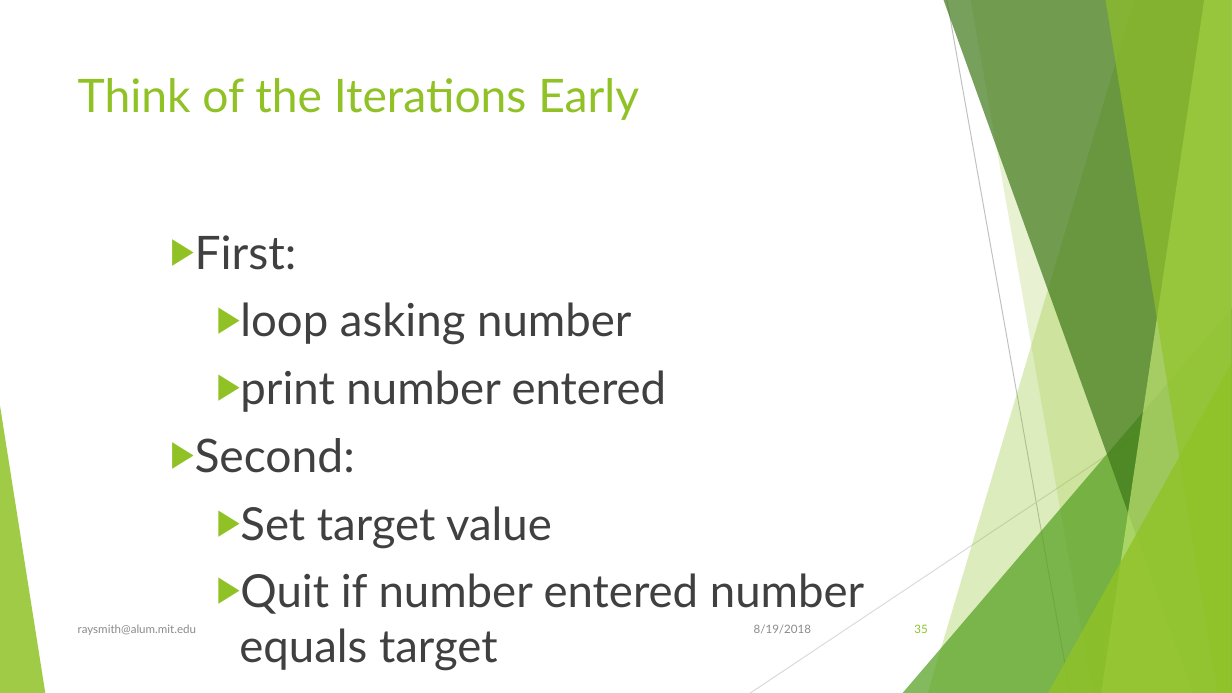
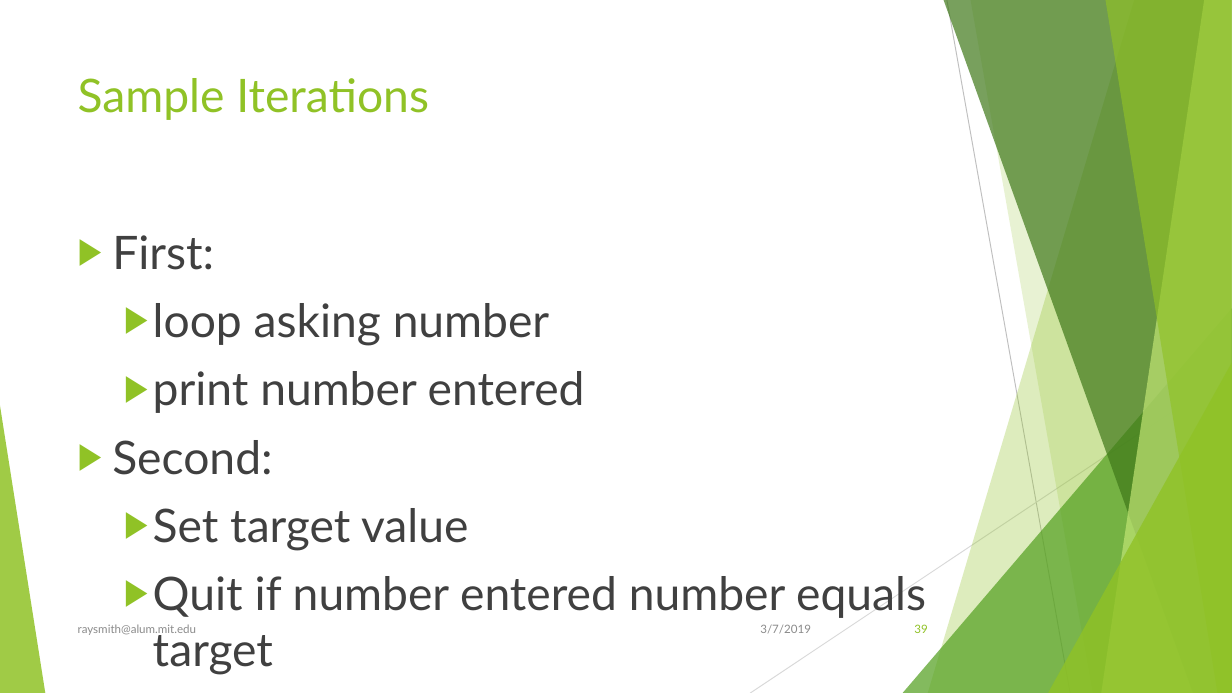
Before and after one commit to raysmith619/Introduction-To-Programming, a slide deck: slide 39 of Docs/Introduction to Proramming Using Python.pptx (slide 35 before the commit). Drawn at 1232x693 pixels with LibreOffice and Linux fonts; fonts in the diff are those of the drawing. Boxes give left, top, right and bottom in pixels: in the first picture for what was removed or moved away, otherwise in the second. Text is boxed around its words. In the diff, an @@ line names an element or a change of style, - is before the commit and + after.

```diff
--- a/Docs/Introduction to Proramming Using Python.pptx
+++ b/Docs/Introduction to Proramming Using Python.pptx
@@ title at <box>78,78,429,120</box>: text changed @@
-Think of the Iterations Early
+Sample Iterations
@@ text "First:" at <box>112,235,926,618</box>: size 35.5 to 36 pt in "loop asking number", "print number entered", "Set target value", "Quit if number entered number equals target"; list level 3 to 1 in "First:"; list level 4 to 2 in "loop asking number"; list level 4 to 2 in "print number entered"; list level 3 to 1 in "Second:"; list level 4 to 2 in "Set target value"; list level 4 to 2 in "Quit if number entered number ..." @@
@@ text at <box>760,624,811,634</box>: text changed @@
-8/19/2018
+3/7/2019
```
Also in this commit, not shown: 39 other slides changed, 33 slides added.
